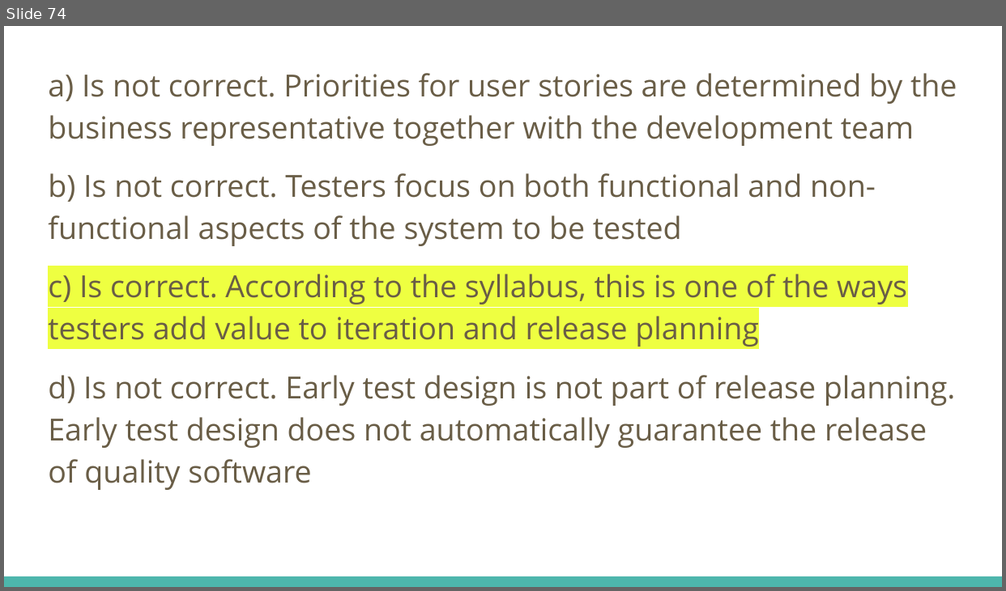
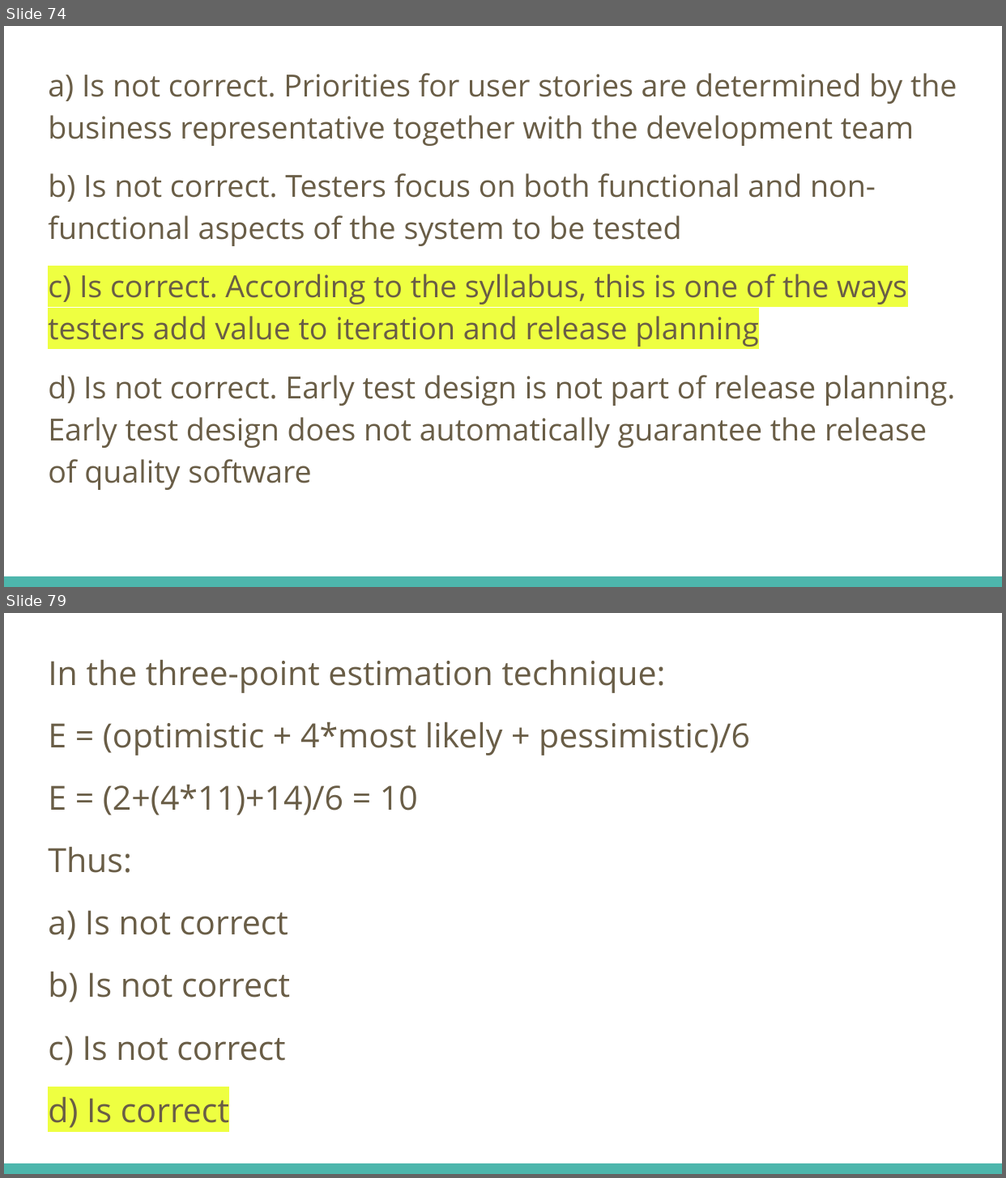
Before and after one commit to fawadmalik/istqb, a slide deck: ISTQB Foundation Level Preparation.pptx. Shown one above the other, each under a label of ours: slide 74 before the commit, slides 74 and 79 after it; the slides between them are not shown. The pictures are 1006x591 and 1006x1178 pixels, drawn with LibreOffice and Linux fonts; fonts in the diff are those of the drawing. Boxes give left, top, right and bottom in pixels: in the first picture for what was removed or moved away, otherwise in the second. Text is boxed around its words. In the diff, an @@ line names an element or a change of style, - is before the commit and + after.

```diff
--- a/ISTQB Foundation Level Preparation.pptx
+++ b/ISTQB Foundation Level Preparation.pptx
@@ slide 79 added at [4,613,1002,1174], background #FFFFFF; not listed: 1 template element that a slide beside it also shows @@
@@ text added at [48,659,750,1128], 24 pt, text #695D46 @@
+In the three-point estimation technique:
+E = (optimistic + 4*most likely + pessimistic)/6
+E = (2+(4*11)+14)/6 = 10
+Thus:
+a) Is not correct
+b) Is not correct
+c) Is not correct
+d) Is correct
```
Also in this commit, not shown: 6 other slides added.
